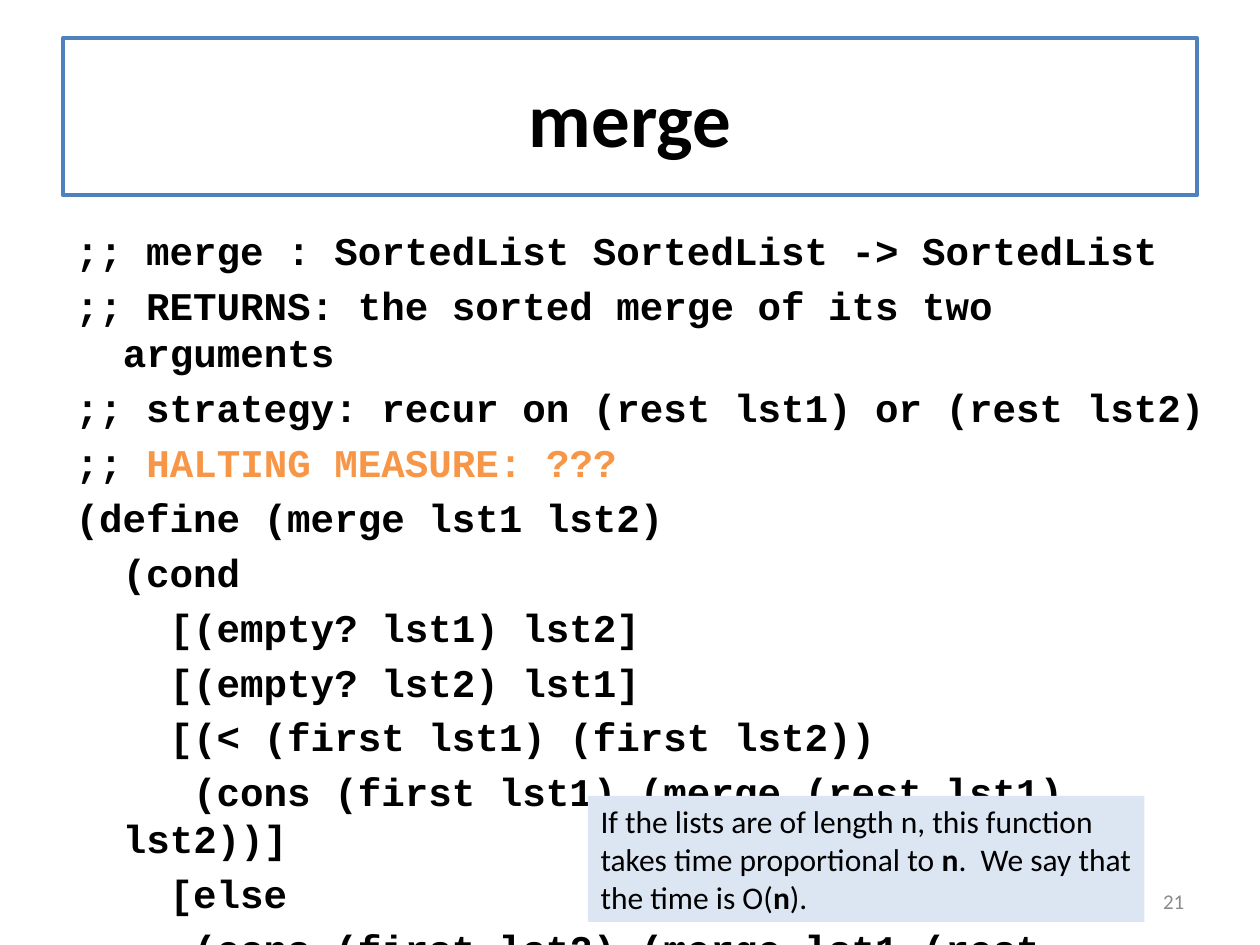
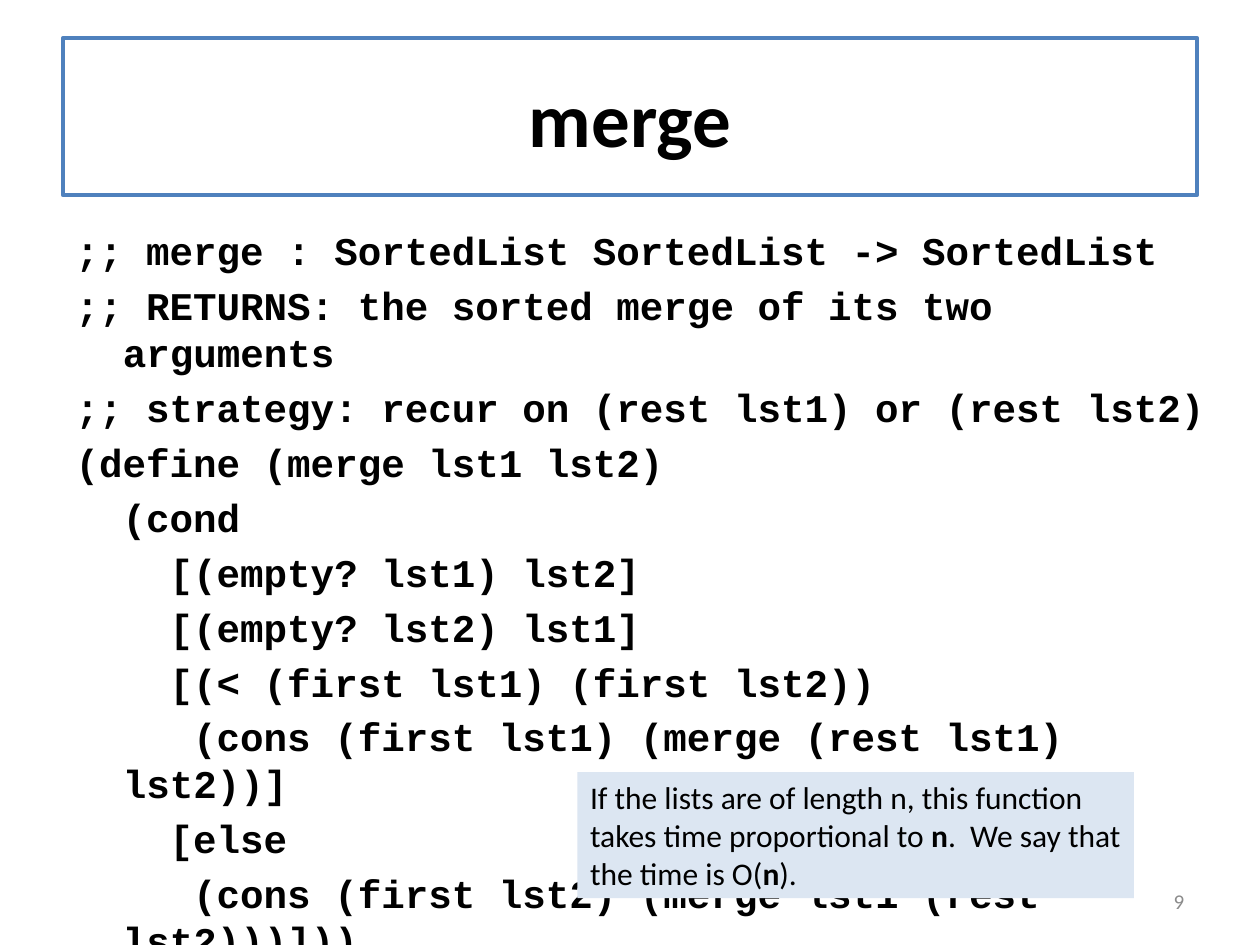
Before and after one commit to mwand/cs5010f17, a slide deck: slide 9 of Slides/Lesson 8.1-8.2 General Recursion.pptx (slide 21 before the commit). Drawn at 1260x945 pixels with LibreOffice and Linux fonts; fonts in the diff are those of the drawing. Boxes give left, top, right and bottom in pixels: in the first picture for what was removed or moved away, otherwise in the second. Text is boxed around its words. In the diff, an @@ line names an element or a change of style, - is before the commit and + after.

```diff
--- a/Slides/Lesson 8.1-8.2 General Recursion.pptx
+++ b/Slides/Lesson 8.1-8.2 General Recursion.pptx
@@ text at bbox=[146, 451, 522, 478]: paragraph removed @@
-;; HALTING MEASURE: ???
@@ rectangle "If the lists are of ...": place and size @@
-rectangle "If the lists are of ..." at bbox=[588, 796, 1145, 922]
+rectangle "If the lists are of ..." at bbox=[577, 772, 1134, 898]
@@ page number at bbox=[1174, 895, 1185, 909]: text changed @@
-21
+9
```
Also in this commit, not shown: 5 other slides changed, 9 slides added, 1 slide removed, 1 other file.
